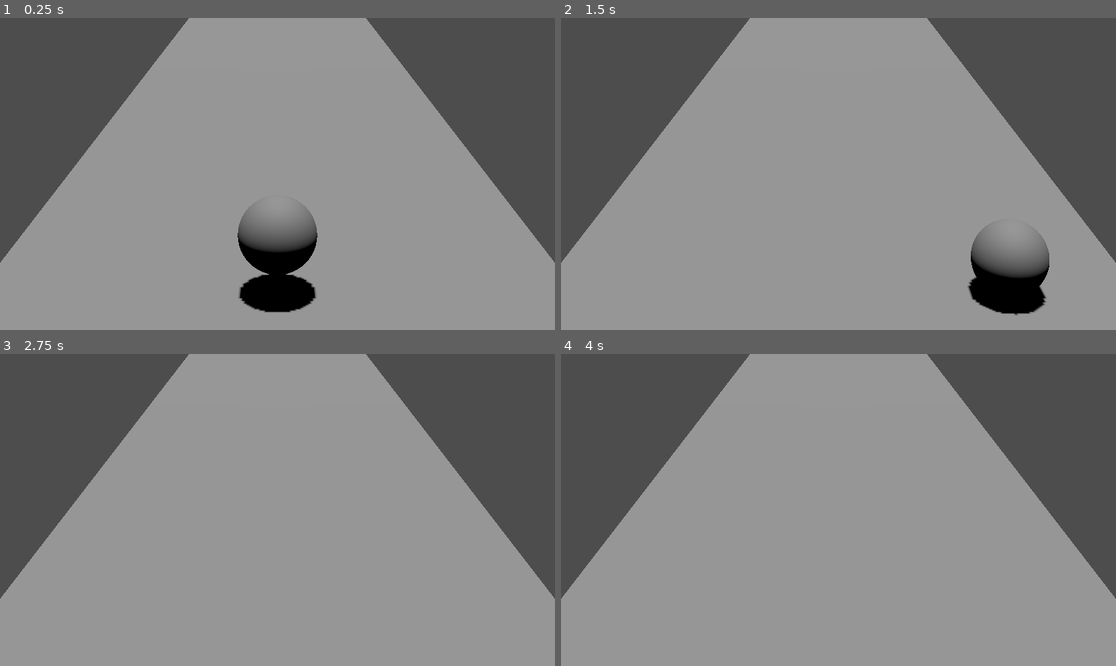
Above: before the commit, frames 1-4 (two rows, left to right).
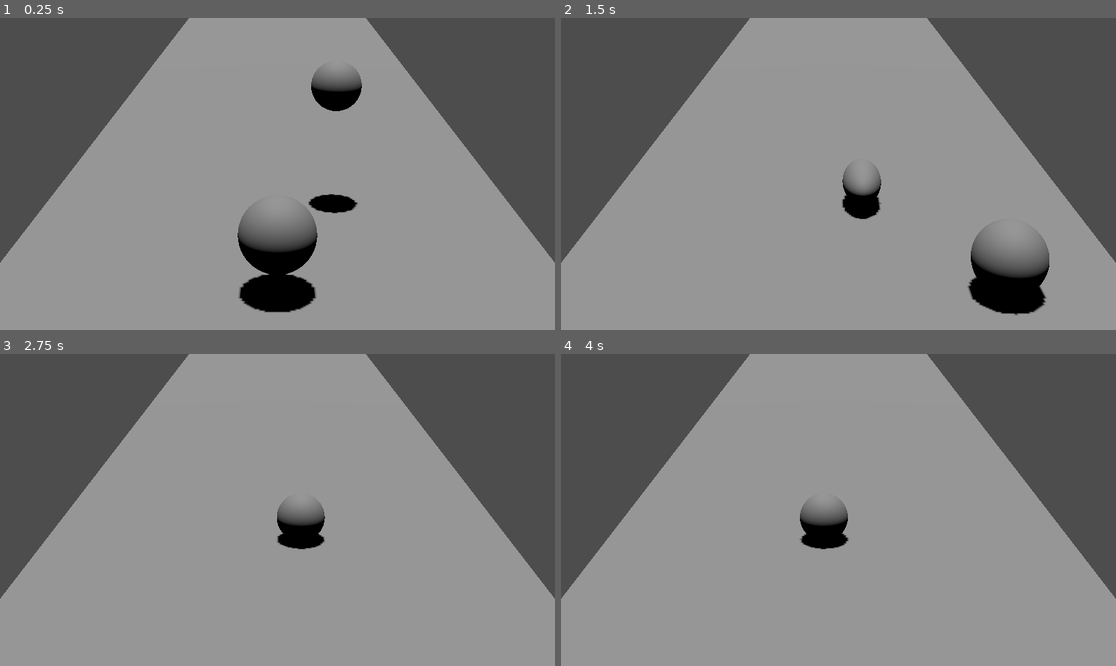
Above: after the commit, the same moments.

Repository: ZackyGameDev/iWannaBeInDigisPLEASE
Game: Godot game, scene res://rooms/level.tscn
Same seed, same stepped clock (60 frames per second), same inputs: the game is played once before the commit and once after it. The project has no main scene, so this scene is started directly.
Inputs:
- Up to frame 1 (0.25 s): no input
- Up to frame 2 (1.5 s): tap Enter (ui_accept) at 0.5, 0.6, 0.77, 1.07, 1.35 s; hold Right (ui_right) 0.53-1.28 s; hold Down (ui_down) from 1.28 s (still down)
- Up to frame 3 (2.75 s): tap Enter (ui_accept) at 1.52, 1.82, 2.1 s; release Down (ui_down) at 2.03 s; hold Right (ui_right) from 2.03 s (still down)
- Up to frame 4 (4 s): tap Enter (ui_accept) at 2.75, 2.85, 3.02, 3.32, 3.6, 3.77 s; release Right (ui_right) at 2.78 s; hold Up (ui_up) 2.78-3.53 s; hold Left (ui_left) from 3.53 s (still down)

The runs differ from the first frame. In frame 1, 1.4% of the frame differs, in the area x 55-66%, y 16-63%; in frame 2, 0.8%; in frame 3, 1.1%; in frame 4, 1.1%.

Commit message:
KRIS, I ADDED [Generator guy].

Diff:
--- a/rooms/level.tscn
+++ b/rooms/level.tscn
@@ -1,7 +1,8 @@
-[gd_scene load_steps=6 format=3 uid="uid://6o4cvj6c04bo"]
+[gd_scene load_steps=7 format=3 uid="uid://6o4cvj6c04bo"]
 
 [ext_resource type="Script" uid="uid://chudnco4jb34f" path="res://scripts/player.gd" id="1_0dt1f"]
 [ext_resource type="Shape3D" uid="uid://begxx5rv4gkgl" path="res://mesh/floor.tres" id="2_hx7to"]
+[ext_resource type="Script" uid="uid://6tikn2lwshfl" path="res://scripts/generator.gd" id="3_4ve75"]
 
 [sub_resource type="SphereShape3D" id="SphereShape3D_0dt1f"]
 radius = 2.0
@@ -47,3 +48,15 @@
 
 [node name="world" type="Node3D" parent="."]
 transform = Transform3D(1, 0, 0, 0, 1, 0, 0, 0, 1, 0, 0, -71.217)
+
+[node name="generator" type="CharacterBody3D" parent="world"]
+transform = Transform3D(0.64, 0, 0, 0, 0.64, 0, 0, 0, 0.64, 0, 8.6477, 69.69)
+script = ExtResource("3_4ve75")
+metadata/_edit_group_ = true
+
+[node name="collision" type="CollisionShape3D" parent="world/generator"]
+shape = SubResource("SphereShape3D_0dt1f")
+
+[node name="visual" type="MeshInstance3D" parent="world/generator/collision"]
+mesh = SubResource("SphereMesh_hx7to")
+skeleton = NodePath("../..")
--- /dev/null
+++ b/scripts/generator.gd
@@ -0,0 +1,100 @@
+extends CharacterBody3D
+
+@export var speed = 22.0
+@export var accel = 1.5
+@export var deccel = 2.5
+@export var jump_velocity = 20.0
+@export var stomp_speed = 30.0
+@export var gravity = 50.0
+@export var dash_cooldown = 60
+@export var dash_time = 30
+var pvsp = 0.0
+var dash_stamina = dash_cooldown
+
+# THATS RIGHT BABY ITS TIME TO MAKE A GENERAAAAAAAAAATOR
+@export var x_limit = 9.0
+@export var decision_cooldown = 20
+@export var jump_chance = 0.1
+@export var dash_chance = 0.15
+@export var move_change_chance = 0.3
+
+var decision_timer = 0
+var move_dir = 1
+
+func can_dash() -> bool:
+	return dash_stamina >= dash_cooldown
+
+func behave_dash():
+	if dash_stamina < dash_time:
+		velocity.y = 0
+		$collision/visual.scale = Vector3(0.8, 0.8, 1.6)
+	dash_stamina += 1
+	if dash_stamina > dash_cooldown:
+		dash_stamina = dash_cooldown
+
+func in_dash():
+	return dash_stamina < dash_time*5/6
+
+func _cpu_decide():
+	if in_dash():
+		return
+
+	decision_timer -= 1
+	if decision_timer > 0:
+		return
+	decision_timer = decision_cooldown
+
+	if randf() < move_change_chance:
+		move_dir = [-1, 0, 1].pick_random()
+
+	if is_on_floor() and randf() < jump_chance:
+		velocity.y = jump_velocity
+		$collision/visual.scale = Vector3(0.7, 1.5, 0.7)
+
+	if can_dash() and (is_on_floor() or abs(velocity.y) < 1.5) and randf() < dash_chance:
+		dash_stamina = 0
+
+func _physics_process(delta) -> void:
+	if $collision/visual.scale != Vector3(1, 1, 1):
+		var d = (Vector3(1, 1, 1) - $collision/visual.scale) / 15.0
+		if d.length() < 0.0005:
+			$collision/visual.scale = Vector3(1, 1, 1)
+		else:
+			$collision/visual.scale += d
+
+	# AI real real fr bruh
+	_cpu_decide()
+
+	if not in_dash():
+		var direction = Vector3(move_dir, 0, 0).normalized()
+		velocity.x += direction.x * accel
+		if abs(velocity.x) > speed:
+			velocity.x = speed * direction.x
+		if direction.x == 0:
+			if velocity.x > 0:
+				velocity.x -= deccel
+				if velocity.x < 0: velocity.x = 0
+			elif velocity.x < 0:
+				velocity.x += deccel
+				if velocity.x > 0: velocity.x = 0
+	else:
+		velocity.x = 0;
+	velocity.y -= gravity * delta
+
+	behave_dash()
+	move_and_slide()
+
+	# i dont have time to make it choose to not go outta bounds
+	if global_position.x < -x_limit:
+		global_position.x = -x_limit
+		velocity.x = 0
+		move_dir = 1
+	elif global_position.x > x_limit:
+		global_position.x = x_limit
+		velocity.x = 0
+		move_dir = -1
+
+	pvsp = abs(velocity.y)
+	if is_on_floor() and pvsp > 1:
+		if pvsp > 20: pvsp = 20
+		$collision/visual.scale = Vector3(1.6, 0.5, 1.6) * pvsp/20
Not shown, added: scripts/generator.gd.uid
